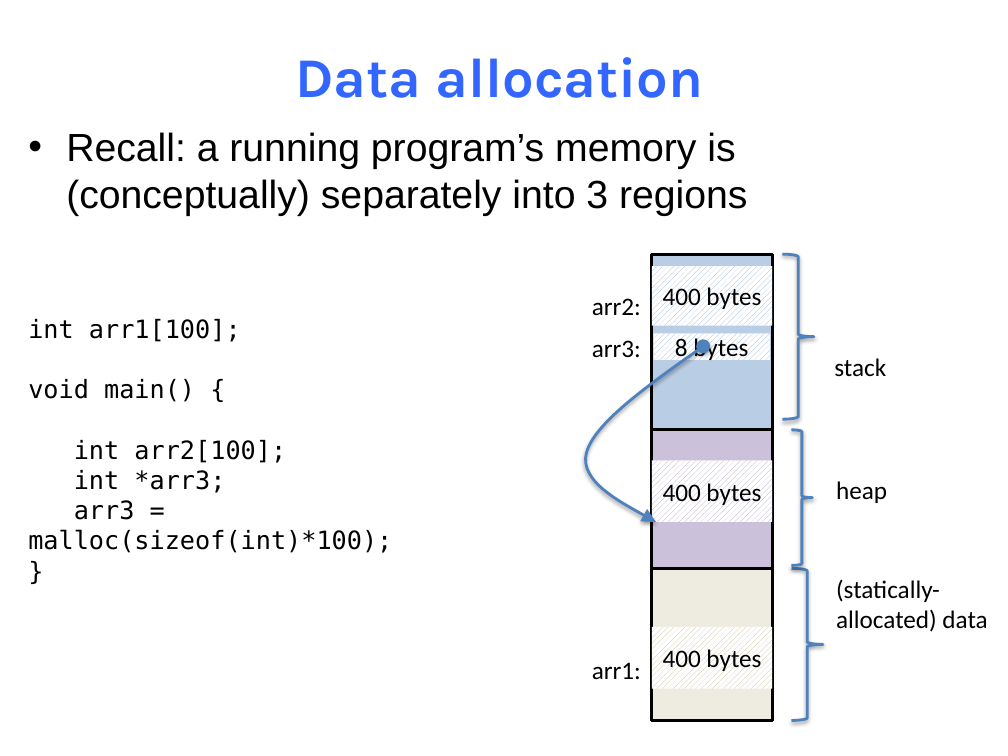
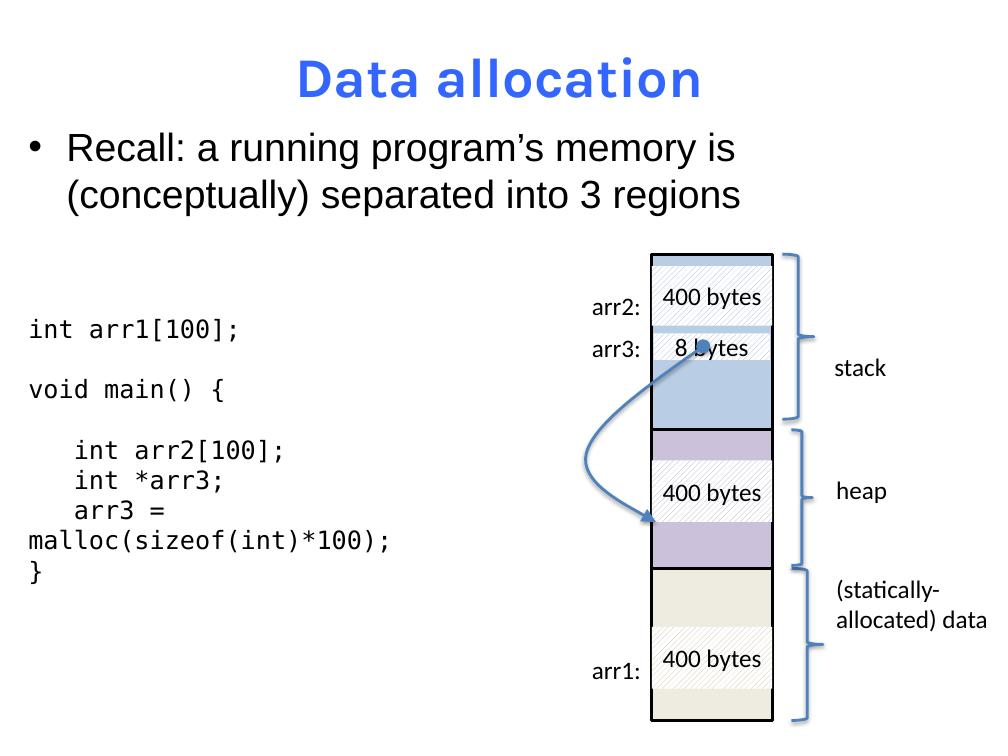
Before and after one commit to NYU-CSO/nyu-cso.github.io, a slide deck: slide 4 of notes/09-Machine_Data.pptx. Drawn at 1008x756 pixels with LibreOffice and Linux fonts; fonts in the diff are those of the drawing. Boxes give left, top, right and bottom in pixels: in the first picture for what was removed or moved away, otherwise in the second. Text is boxed around its words. In the diff, an @@ line names an element or a change of style, - is before the commit and + after.

```diff
--- a/notes/09-Machine_Data.pptx
+++ b/notes/09-Machine_Data.pptx
@@ text at [66,132,741,216]: text changed @@
-• Recall: a running program’s memory is (conceptually) separately into 3 regions
+• Recall: a running program’s memory is (conceptually) separated into 3 regions
```
Also in this commit, not shown: 1 other slide changed, 4 other files.
